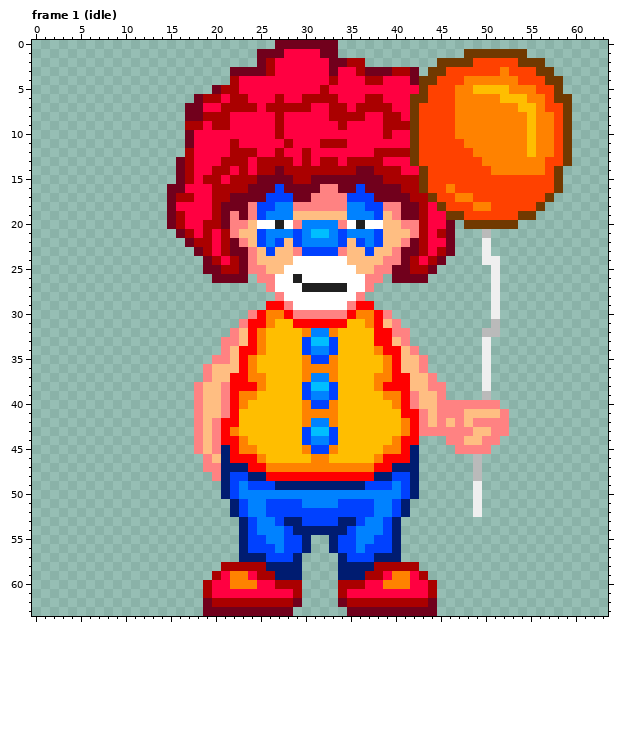
Pixel-art file, stored at assets/textures/sprites/geoffrey.aseprite. The picture above is the old version.
64x64 pixels, 8 frames. Shown: frame 1 (idle). The commit also changed other frames, which this record leaves out.
And afterwards:
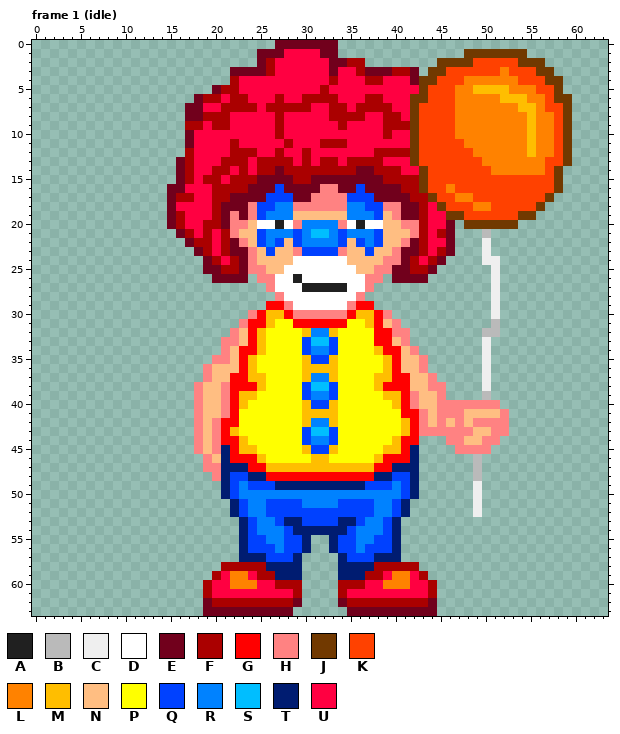
Palette (. is transparent): A #202020  B #bababa  C #efefef  D #ffffff  E #71001c  F #aa0000  G #ff0000  H #ff8282  J #713900  K #ff4100  L #ff8200  M #ffbe00  N #ffbe82  P #ffff00  Q #0041ff  R #0082ff  S #00beff  T #001c71  U #ff0041
The edit:
Frame 1 (idle), layer "base":
The author changed colour L to colour M in row 30 at x 26 to 27 and 36 to 37; in row 31 at x 26 and 37; in row 32 at x 25, 30 and 33; in row 33 at x 25; in row 34 at x 25 and 38; in row 35 at x 24, 30, 33 and 39.
The author changed colour L to colour M in row 36 at x 24, 30 to 33 and 39; in row 37 at x 24 to 25, 30, 33 and 38 to 39; in row 38 at x 25 and 38; in row 39 at x 23 to 24 and 39 to 40; in row 40 at x 23, 30, 33 and 40; in row 41 at x 30 to 33.
The author changed colour L to colour M in row 42 at x 30, 33 and 41; in row 43 at x 22 and 41; in row 44 at x 23 and 40; in row 45 at x 23 to 24, 30, 33 and 39 to 40; in row 46 at x 25, 31 to 32 and 38; in row 47 at x 26 to 37.
The author changed colour M to colour P in row 31 at x 27 to 28 and 35 to 36; in rows 32 to 34 at x 26 to 29 and 34 to 37; in rows 35 to 36 at x 25 to 29 and 34 to 38; in rows 37 to 38 at x 26 to 29 and 34 to 37; in row 39 at x 25 to 29 and 34 to 38; in row 40 at x 24 to 29 and 34 to 39.
The author changed colour M to colour P in rows 41 to 43 at x 23 to 29 and 34 to 40; in row 44 at x 24 to 29 and 34 to 39; in row 45 at x 25 to 29 and 34 to 38; in row 46 at x 26 to 30 and 33 to 37.
Changed places in both pictures, as pixel boxes (x1, y1, x2, y2):
changed: (230, 310, 410, 472)
